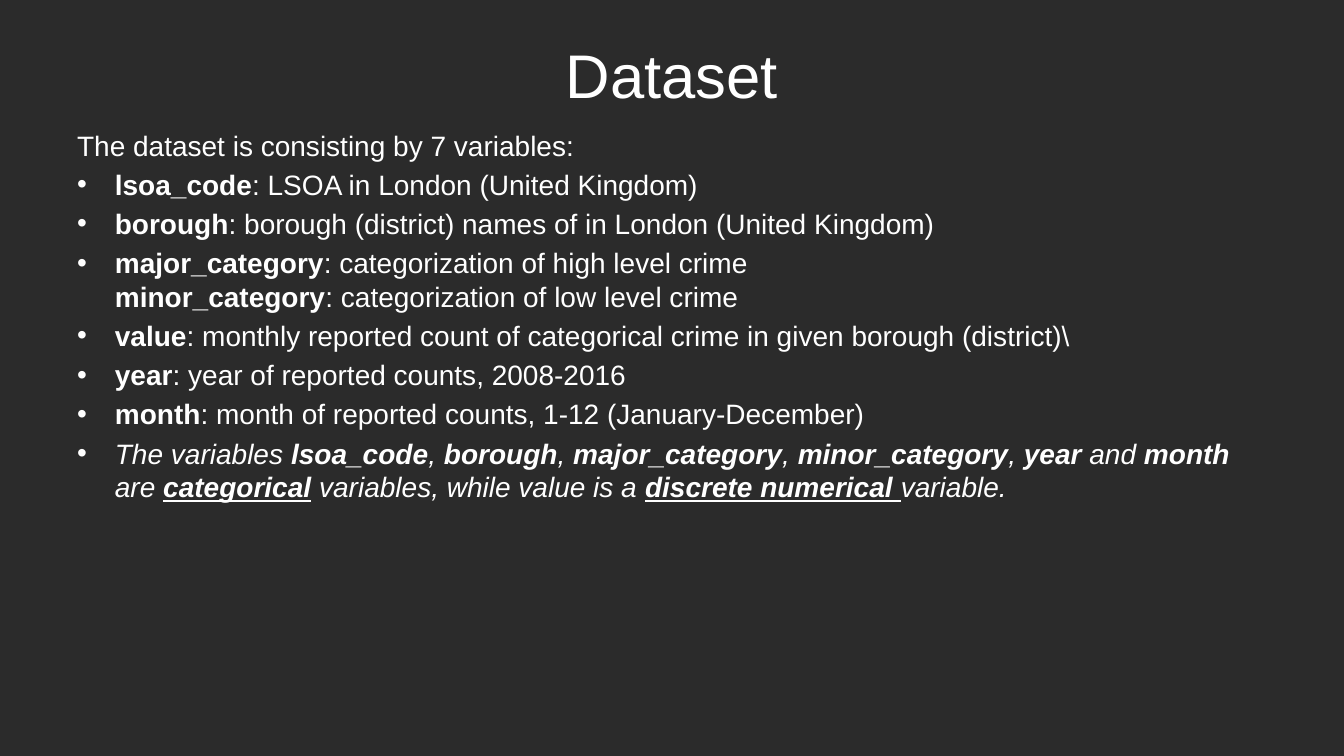
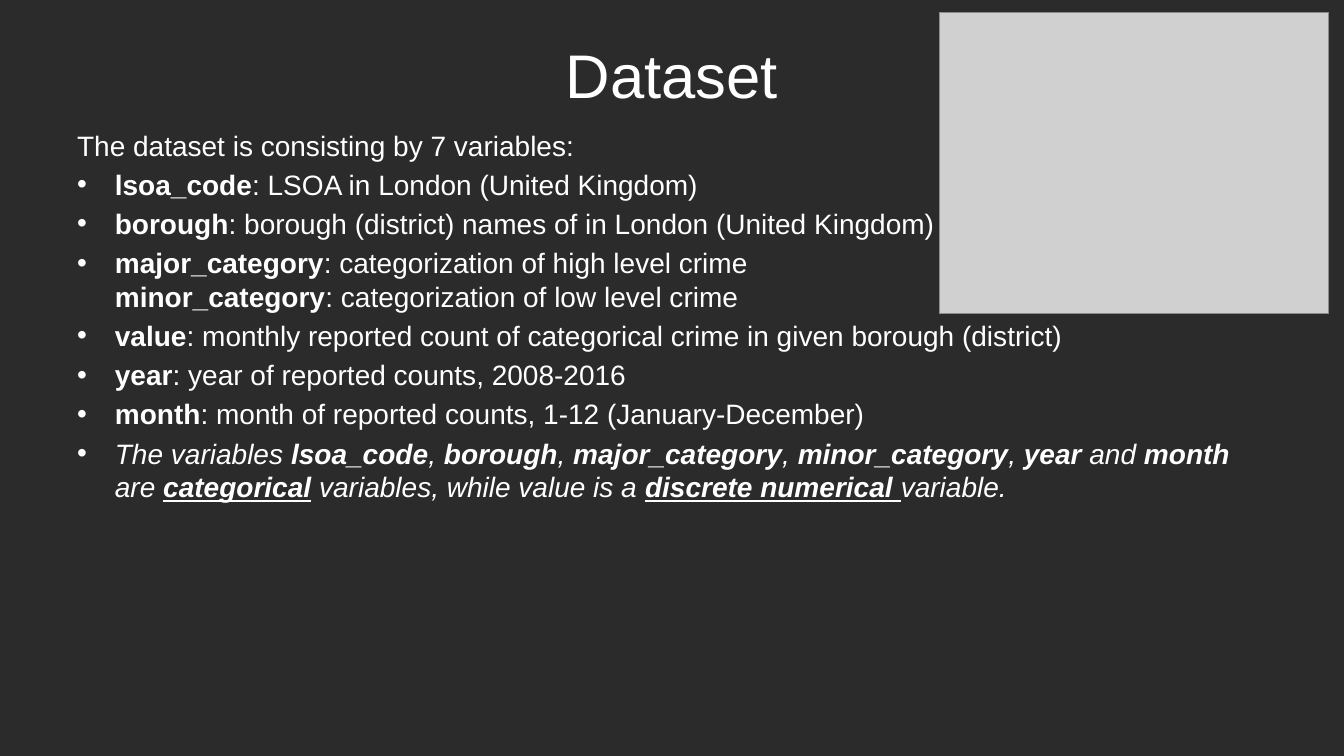
Before and after one commit to guna3006/Analysis-and-Prediction-of-Crime-Statistic-in-London, a slide deck: slide 6 of presentation/Analysis and Prediction of Crime Statistic in London.pptx. Drawn at 1344x756 pixels with LibreOffice and Linux fonts; fonts in the diff are those of the drawing; grey boxes stand for pictures; background and template pictures are left out; a plain dark background stands for a picture behind light text. Boxes give left, top, right and bottom in pixels: in the first picture for what was removed or moved away, otherwise in the second. Text is boxed around its words. In the diff, an @@ line names an element or a change of style, - is before the commit and + after.

```diff
--- a/presentation/Analysis and Prediction of Crime Statistic in London.pptx
+++ b/presentation/Analysis and Prediction of Crime Statistic in London.pptx
@@ picture added at [940,12,1329,314] @@
@@ text at [115,325,1062,351]: text changed @@
-• value: monthly reported count of categorical crime in given borough (district)\
+• value: monthly reported count of categorical crime in given borough (district)
```
Also in this commit, not shown: 1 other slide changed, 9 other files.
